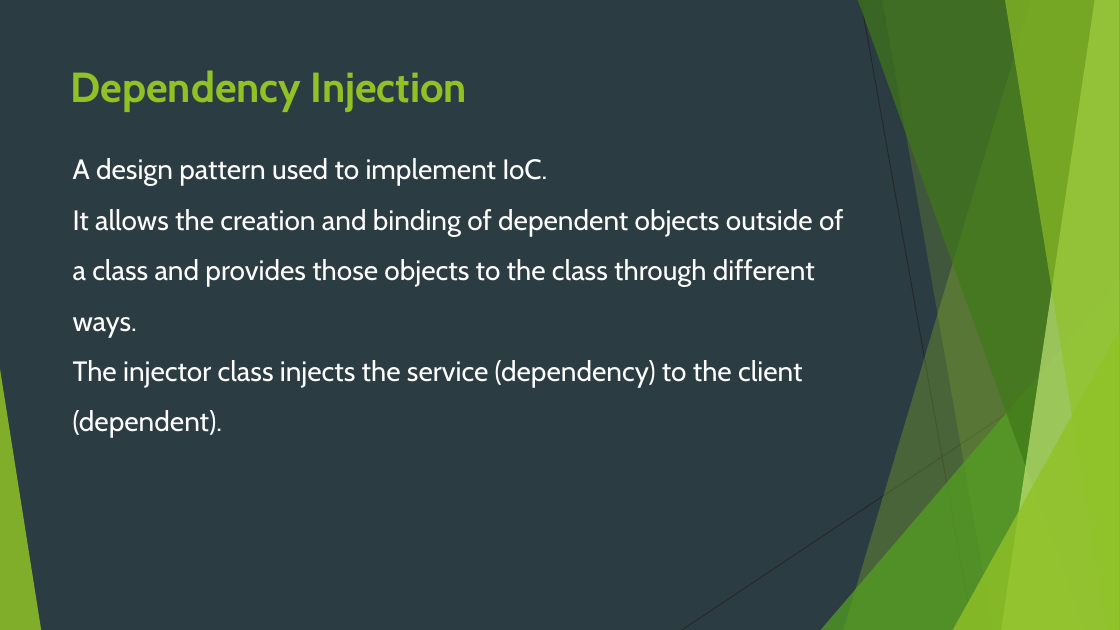
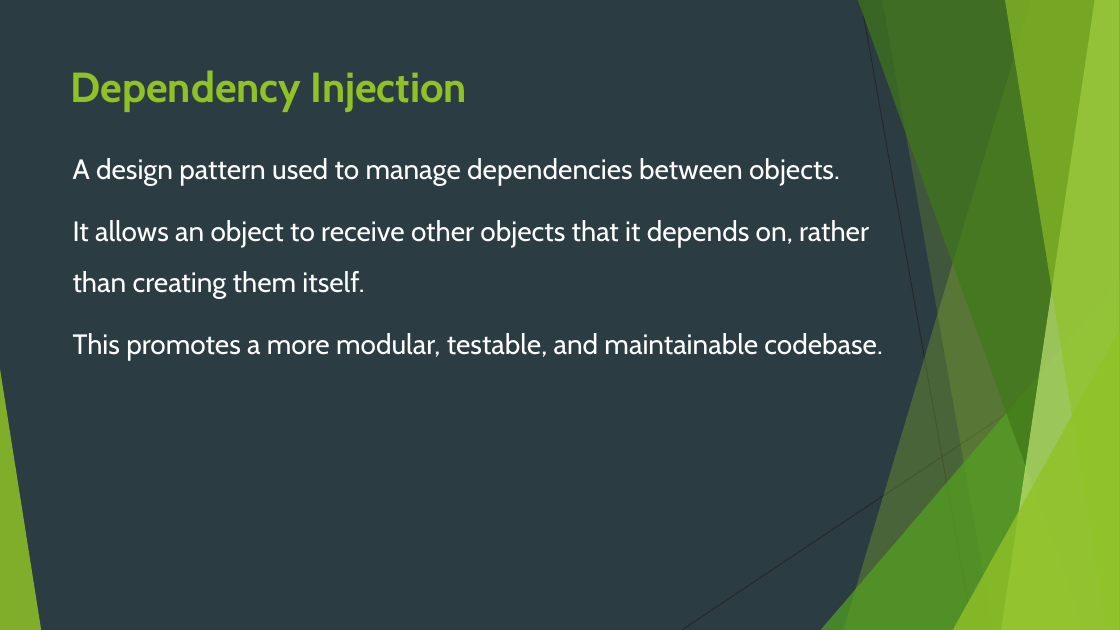
Before and after one commit to idanshal/sb-todo-app-tdp, a slide deck: slide 12 of course_data/presentations/practical_spring_boot_for_tdp.pptx. Drawn at 1120x630 pixels with LibreOffice and Linux fonts; fonts in the diff are those of the drawing. Boxes give left, top, right and bottom in pixels: in the first picture for what was removed or moved away, otherwise in the second. Text is boxed around its words. In the diff, an @@ line names an element or a change of style, - is before the commit and + after.

```diff
--- a/course_data/presentations/practical_spring_boot_for_tdp.pptx
+++ b/course_data/presentations/practical_spring_boot_for_tdp.pptx
@@ text at box(73, 158, 882, 360): text changed @@
-A design pattern used to implement IoC.
-It allows the creation and binding of dependent objects outside of a class and provides those objects to the class through different ways.
-The injector class injects the service (dependency) to the client (dependent).
+A design pattern used to manage dependencies between objects.
+It allows an object to receive other objects that it depends on, rather than creating them itself.
+This promotes a more modular, testable, and maintainable codebase.
```
Also in this commit, not shown: 4 other slides changed.
